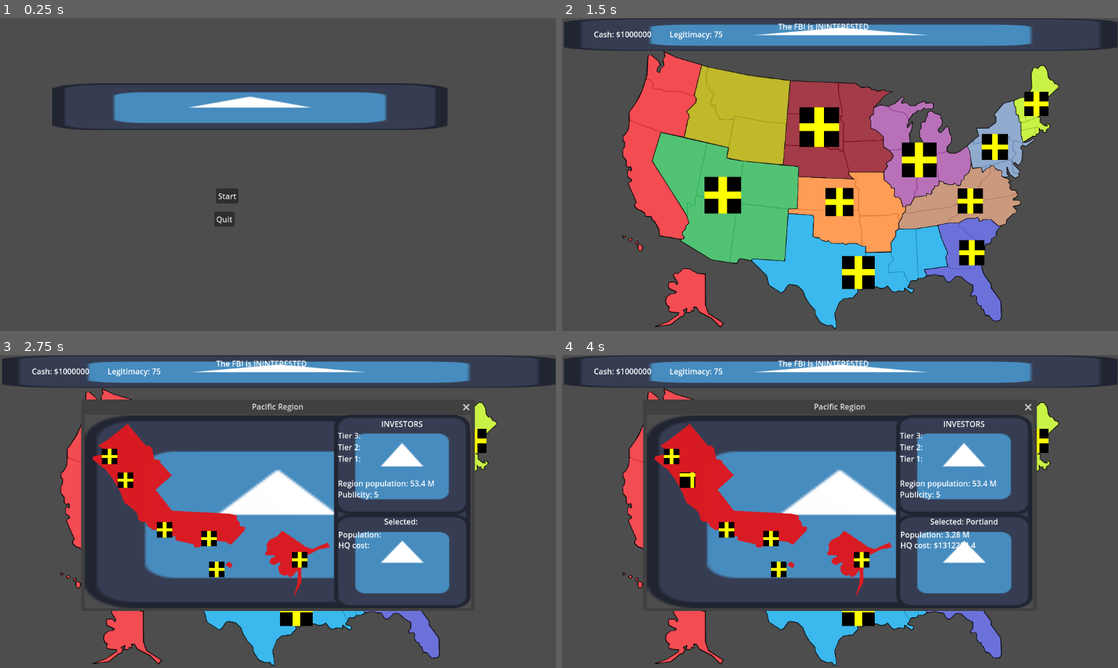
Above: before the commit, frames 1-4 (two rows, left to right).
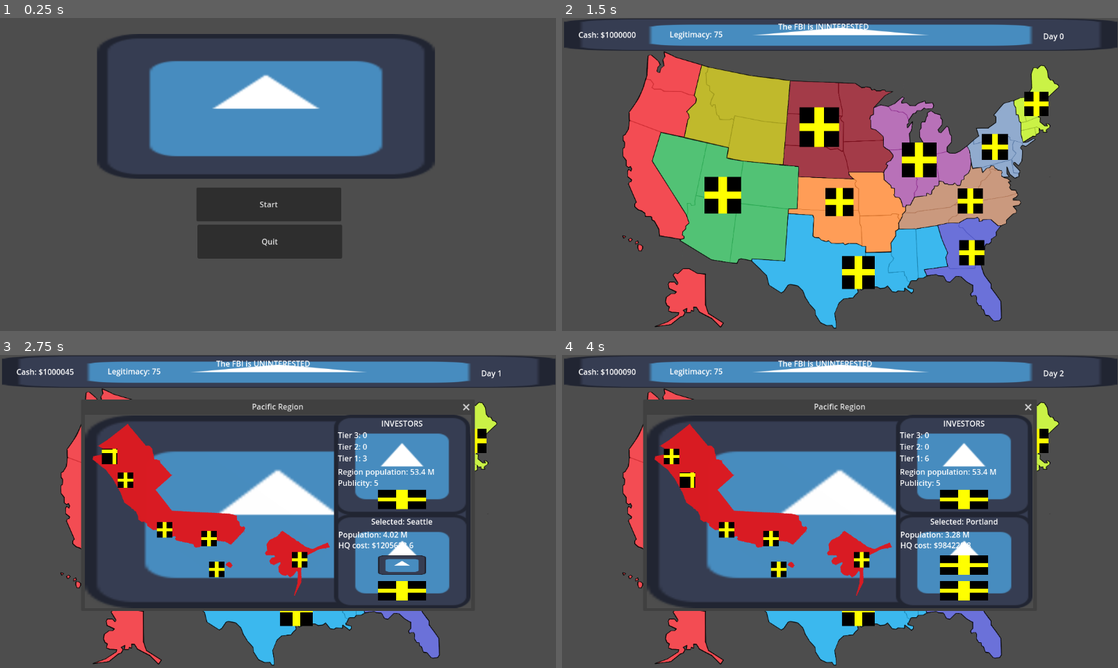
Above: after the commit, the same moments.

Repository: Baconsizzle1738/Pyramid-simulator-sim
Game: Godot game, scene res://Game_Scenes/Main_Menu.tscn
Same seed, same stepped clock (60 frames per second), same inputs: the game is played once before the commit and once after it. The engine's default icon, where the game draws it, is replaced by a stand-in: a white triangle on a blue panel in a dark square.
Inputs (mouse positions are in pixels of both pictures, inside the frame that each line leads up to):
- Up to frame 1 (0.25 s): no input
- Up to frame 2 (1.5 s): click "Start" at 0.5 s; click "Set as name" at 1.25 s
- Up to frame 3 (2.75 s): tap Enter at 2 s; move the mouse to (88, 502) at 2.02 s; click (88, 502) at 2.17 s
- Up to frame 4 (4 s): click (673, 455) at 2.75 s; click (689, 480) at 3.5 s

The runs differ from the first frame. In frame 1, 19% of the frame differs, in the area x 9-81%, y 5-77%; in frame 2, 0.2%; in frame 3, 2.8%; in frame 4, 2.6%.

Commit message:
Add 2 buttons

Diff:
--- a/Game_Scenes/Choose_Name.tscn
+++ b/Game_Scenes/Choose_Name.tscn
@@ -5,6 +5,11 @@
 
 [node name="ChooseName" type="Node2D"]
 script = ExtResource("1_yqlyu")
+
+[node name="Icon" type="Sprite2D" parent="."]
+position = Vector2(591.25, 333)
+scale = Vector2(9.48046, 5.48438)
+texture = ExtResource("1_jg7hh")
 
 [node name="Player_Name" type="TextEdit" parent="."]
 offset_left = 379.0
@@ -16,15 +21,10 @@
 drag_and_drop_selection_enabled = false
 
 [node name="Start_Button" type="Button" parent="."]
-offset_left = 486.0
-offset_top = 351.0
-offset_right = 588.0
-offset_bottom = 382.0
+offset_left = 398.0
+offset_top = 330.0
+offset_right = 698.0
+offset_bottom = 400.0
 text = "Set as name"
 
-[node name="Icon" type="Sprite2D" parent="."]
-position = Vector2(559, 567)
-scale = Vector2(10.0703, 1)
-texture = ExtResource("1_jg7hh")
-
 [connection signal="pressed" from="Start_Button" to="." method="_on_start_button_pressed"]
--- a/Game_Scenes/Game_Map.tscn
+++ b/Game_Scenes/Game_Map.tscn
@@ -205,23 +205,34 @@
 [node name="Legit" type="Label" parent="."]
 offset_left = 223.0
 offset_top = 22.0
-offset_right = 265.0
+offset_right = 385.0
 offset_bottom = 45.0
 text = "Legitimacy: 75"
+vertical_alignment = 1
 
 [node name="FBIsus" type="Label" parent="."]
 offset_left = 448.0
 offset_top = 6.0
-offset_right = 490.0
+offset_right = 702.0
 offset_bottom = 29.0
 text = "The FBI is ININTERESTED"
+vertical_alignment = 1
 
 [node name="Cash" type="Label" parent="."]
-offset_left = 66.0
-offset_top = 22.0
-offset_right = 108.0
-offset_bottom = 45.0
+offset_left = 34.0
+offset_top = 23.0
+offset_right = 196.0
+offset_bottom = 46.0
 text = "Cash: $1000000"
+vertical_alignment = 1
+
+[node name="Days" type="Label" parent="."]
+offset_left = 997.0
+offset_top = 26.0
+offset_right = 1120.0
+offset_bottom = 49.0
+text = "Day 0"
+vertical_alignment = 1
 
 [connection signal="close_requested" from="PacificWindow" to="." method="_on_pacific_window_close_requested"]
 [connection signal="close_requested" from="NorthernRockiesWindow" to="." method="_on_northern_rockies_window_close_requested"]
--- /dev/null
+++ b/Game_Scenes/HQ.tscn
@@ -0,0 +1,13 @@
+[gd_scene load_steps=2 format=3 uid="uid://sj3vbrki06d2"]
+
+[ext_resource type="Texture2D" uid="uid://dg2bti02pie76" path="res://Assets/Temp/placeholder1.png" id="1_8a8rw"]
+
+[node name="Hq" type="Node2D"]
+
+[node name="TextureRect" type="TextureRect" parent="."]
+offset_left = -7.0
+offset_top = -7.0
+offset_right = 7.0
+offset_bottom = 7.0
+texture = ExtResource("1_8a8rw")
+expand_mode = 1
--- a/Game_Scenes/Main_Menu.tscn
+++ b/Game_Scenes/Main_Menu.tscn
@@ -7,23 +7,26 @@
 script = ExtResource("1_yqqyg")
 
 [node name="Start_Button" type="Button" parent="."]
-offset_left = 448.0
-offset_top = 353.0
-offset_right = 494.0
-offset_bottom = 384.0
+offset_left = 407.0
+offset_top = 351.0
+offset_right = 707.0
+offset_bottom = 421.0
 text = "Start"
 
 [node name="Quit_Button" type="Button" parent="."]
-offset_left = 444.0
-offset_top = 401.0
-offset_right = 486.0
-offset_bottom = 432.0
+offset_left = 409.0
+offset_top = 428.0
+offset_right = 709.0
+offset_bottom = 498.0
 text = "Quit"
 
-[node name="Icon" type="Sprite2D" parent="."]
-position = Vector2(518, 184)
-scale = Vector2(6.39844, 0.757813)
+[node name="Title" type="TextureRect" parent="."]
+offset_left = 201.0
+offset_top = 33.0
+offset_right = 901.0
+offset_bottom = 333.0
 texture = ExtResource("1_h58cu")
+expand_mode = 1
 
 [connection signal="pressed" from="Start_Button" to="." method="_on_start_button_pressed"]
 [connection signal="pressed" from="Quit_Button" to="." method="_on_quit_button_pressed"]
--- a/Game_Scenes/Popups/Pacific_Popup.tscn
+++ b/Game_Scenes/Popups/Pacific_Popup.tscn
@@ -12,6 +12,7 @@
 [ext_resource type="Script" path="res://Scripts/Button_Scripts/Los Angeles.gd" id="10_588tl"]
 [ext_resource type="Script" path="res://Scripts/Button_Scripts/Honolulu.gd" id="11_fqnm1"]
 [ext_resource type="Script" path="res://Scripts/Button_Scripts/Anchorage.gd" id="12_448rl"]
+[ext_resource type="PackedScene" uid="uid://sj3vbrki06d2" path="res://Game_Scenes/HQ.tscn" id="13_lvhlx"]
 
 [node name="PacificPopup" type="Control"]
 layout_mode = 3
@@ -48,6 +49,19 @@
 stretch_mode = 0
 script = ExtResource("7_3uorx")
 
+[node name="Bar" type="ProgressBar" parent="Cities/Seattle"]
+visible = false
+self_modulate = Color(0, 0, 0, 1)
+layout_mode = 0
+offset_left = 32.0
+offset_top = 33.0
+offset_right = 36.0
+offset_bottom = 65.0
+rotation = 1.5708
+max_value = 0.0
+fill_mode = 2
+show_percentage = false
+
 [node name="Portland" type="TextureButton" parent="Cities"]
 offset_left = 68.0
 offset_top = 119.0
@@ -61,6 +75,19 @@
 stretch_mode = 0
 script = ExtResource("8_j3k71")
 
+[node name="Bar" type="ProgressBar" parent="Cities/Portland"]
+visible = false
+self_modulate = Color(0, 0, 0, 1)
+layout_mode = 0
+offset_left = 32.0
+offset_top = 33.0
+offset_right = 36.0
+offset_bottom = 65.0
+rotation = 1.5708
+max_value = 0.0
+fill_mode = 2
+show_percentage = false
+
 [node name="San Francisco" type="TextureButton" parent="Cities"]
 offset_left = 149.0
 offset_top = 222.0
@@ -74,6 +101,19 @@
 stretch_mode = 0
 script = ExtResource("9_j7ta4")
 
+[node name="Bar" type="ProgressBar" parent="Cities/San Francisco"]
+visible = false
+self_modulate = Color(0, 0, 0, 1)
+layout_mode = 0
+offset_left = 32.0
+offset_top = 33.0
+offset_right = 36.0
+offset_bottom = 65.0
+rotation = 1.5708
+max_value = 0.0
+fill_mode = 2
+show_percentage = false
+
 [node name="Los Angeles" type="TextureButton" parent="Cities"]
 offset_left = 241.0
 offset_top = 240.0
@@ -87,6 +127,19 @@
 stretch_mode = 0
 script = ExtResource("10_588tl")
 
+[node name="Bar" type="ProgressBar" parent="Cities/Los Angeles"]
+visible = false
+self_modulate = Color(0, 0, 0, 1)
+layout_mode = 0
+offset_left = 32.0
+offset_top = 33.0
+offset_right = 36.0
+offset_bottom = 65.0
+rotation = 1.5708
+max_value = 0.0
+fill_mode = 2
+show_percentage = false
+
 [node name="Honolulu" type="TextureButton" parent="Cities"]
 offset_left = 257.0
 offset_top = 304.0
@@ -100,6 +153,19 @@
 stretch_mode = 0
 script = ExtResource("11_fqnm1")
 
+[node name="Bar" type="ProgressBar" parent="Cities/Honolulu"]
+visible = false
+self_modulate = Color(0, 0, 0, 1)
+layout_mode = 0
+offset_left = 32.0
+offset_top = 33.0
+offset_right = 36.0
+offset_bottom = 65.0
+rotation = 1.5708
+max_value = 0.0
+fill_mode = 2
+show_percentage = false
+
 [node name="Anchorage" type="TextureButton" parent="Cities"]
 offset_left = 429.0
 offset_top = 284.0
@@ -112,6 +178,45 @@
 ignore_texture_size = true
 stretch_mode = 0
 script = ExtResource("12_448rl")
+
+[node name="Bar" type="ProgressBar" parent="Cities/Anchorage"]
+visible = false
+self_modulate = Color(0, 0, 0, 1)
+layout_mode = 0
+offset_left = 32.0
+offset_top = 33.0
+offset_right = 36.0
+offset_bottom = 65.0
+rotation = 1.5708
+max_value = 0.0
+fill_mode = 2
+show_percentage = false
+
+[node name="CityHQ" type="Node" parent="."]
+
+[node name="Seattle" parent="CityHQ" instance=ExtResource("13_lvhlx")]
+visible = false
+position = Vector2(45, 63)
+
+[node name="Portland" parent="CityHQ" instance=ExtResource("13_lvhlx")]
+visible = false
+position = Vector2(88, 157)
+
+[node name="San Francisco" parent="CityHQ" instance=ExtResource("13_lvhlx")]
+visible = false
+position = Vector2(157, 217)
+
+[node name="Los Angeles" parent="CityHQ" instance=ExtResource("13_lvhlx")]
+visible = false
+position = Vector2(234, 261)
+
+[node name="Honolulu" parent="CityHQ" instance=ExtResource("13_lvhlx")]
+visible = false
+position = Vector2(253, 314)
+
+[node name="Anchorage" parent="CityHQ" instance=ExtResource("13_lvhlx")]
+visible = false
+position = Vector2(432, 320)
 
 [node name="Icon2" type="Sprite2D" parent="."]
 position = Vector2(657, 200.5)
@@ -140,9 +245,9 @@
 [node name="INVESTORS" type="Label" parent="Data"]
 layout_mode = 0
 offset_left = 614.0
-offset_top = 7.0
+offset_top = 6.0
 offset_right = 700.0
-offset_bottom = 30.0
+offset_bottom = 29.0
 text = "INVESTORS"
 horizontal_alignment = 1
 vertical_alignment = 1
@@ -163,7 +268,7 @@
 offset_top = 258.0
 offset_right = 790.0
 offset_bottom = 281.0
-text = "HQ cost:"
+text = "HQ cost: 0"
 vertical_alignment = 1
 
 [node name="Population" type="Label" parent="Data"]
@@ -172,48 +277,86 @@
 offset_top = 236.0
 offset_right = 790.0
 offset_bottom = 259.0
-text = "Population:"
+text = "Population: 0"
 vertical_alignment = 1
 
 [node name="Tier3Invest" type="Label" parent="Data"]
 layout_mode = 0
 offset_left = 524.0
-offset_top = 31.0
-offset_right = 789.0
-offset_bottom = 54.0
-text = "Tier 3:"
+offset_top = 30.0
+offset_right = 789.0
+offset_bottom = 53.0
+text = "Tier 3: 0"
 vertical_alignment = 1
 
 [node name="Tier2Invest" type="Label" parent="Data"]
 layout_mode = 0
 offset_left = 524.0
-offset_top = 55.0
-offset_right = 789.0
-offset_bottom = 78.0
-text = "Tier 2:"
+offset_top = 54.0
+offset_right = 789.0
+offset_bottom = 77.0
+text = "Tier 2: 0"
 vertical_alignment = 1
 
 [node name="Tier1Invest" type="Label" parent="Data"]
 layout_mode = 0
 offset_left = 524.0
-offset_top = 79.0
-offset_right = 789.0
-offset_bottom = 102.0
-text = "Tier 1:"
+offset_top = 78.0
+offset_right = 789.0
+offset_bottom = 101.0
+text = "Tier 1: 0"
 vertical_alignment = 1
 
 [node name="RegionPopulation" type="Label" parent="Data"]
-offset_left = 524.0
-offset_top = 130.0
-offset_right = 789.0
-offset_bottom = 153.0
-text = "Region Population:"
+layout_mode = 0
+offset_left = 524.0
+offset_top = 106.0
+offset_right = 789.0
+offset_bottom = 129.0
+text = "Region Population: "
 vertical_alignment = 1
 
 [node name="Publicity" type="Label" parent="Data"]
-offset_left = 524.0
-offset_top = 153.0
-offset_right = 789.0
-offset_bottom = 176.0
+layout_mode = 0
+offset_left = 524.0
+offset_top = 129.0
+offset_right = 789.0
+offset_bottom = 152.0
 text = "Publicity: 5"
 vertical_alignment = 1
+
+[node name="Build_HQ" type="TextureButton" parent="."]
+layout_mode = 0
+offset_left = 607.0
+offset_top = 291.0
+offset_right = 707.0
+offset_bottom = 331.0
+texture_normal = ExtResource("3_8p2ej")
+texture_disabled = ExtResource("1_3ni02")
+ignore_texture_size = true
+stretch_mode = 0
+
+[node name="Run_Ads" type="TextureButton" parent="."]
+layout_mode = 0
+offset_left = 607.0
+offset_top = 155.0
+offset_right = 707.0
+offset_bottom = 195.0
+texture_normal = ExtResource("3_8p2ej")
+texture_disabled = ExtResource("1_3ni02")
+ignore_texture_size = true
+stretch_mode = 0
+
+[node name="Travel" type="TextureButton" parent="."]
+layout_mode = 0
+offset_left = 607.0
+offset_top = 344.0
+offset_right = 707.0
+offset_bottom = 384.0
+texture_normal = ExtResource("3_8p2ej")
+texture_disabled = ExtResource("1_3ni02")
+ignore_texture_size = true
+stretch_mode = 0
+
+[connection signal="pressed" from="Build_HQ" to="." method="_on_build_hq_pressed"]
+[connection signal="pressed" from="Run_Ads" to="." method="_on_run_ads_pressed"]
--- a/Scripts/Basic_City_Data.gd
+++ b/Scripts/Basic_City_Data.gd
@@ -1,7 +1,11 @@
 extends Node
 
-const HQ_COST_MULT = 0.4
+const HQ_COST_MULT = 0.3
 
 var population
 var HQs = 0
 var HQBaseCost
+var HQTimer = 0
+
+var HQLegitIncrease = 0.0000007 #legitamacy increase based on population for HQ
+var HQPublicIncrease = 0.000001 # publicity increase based on population for HQ
--- a/Scripts/Game_Data.gd
+++ b/Scripts/Game_Data.gd
@@ -1,6 +1,12 @@
 extends Node #GLOBAL DATA FOR THE GAME
 
 var playerName #name of player
+
+var days = 0 # days passed
+
+var choosing = true # change to true later
+
+var HQBuildTime = 30
 
 #global stats for the player
 var legit = 75.0
@@ -10,6 +16,7 @@
 var Tier3Worth = 1000
 var Tier2Worth = 250
 var Tier1Worth = 15
+var LegitIncreaseFactor = 1.0 + (legit-50)/100.0
 
 #run at game start, reset values to default
 func init():
@@ -19,12 +26,17 @@
 	Tier3Worth = 1000
 	Tier2Worth = 250
 	Tier1Worth = 15
+	days = 0
+	choosing = true
+	LegitIncreaseFactor = 1.0 + (legit-50)/100.0
+	HQBuildTime = 30
 	#FBIstatus = "uninterested"
 
 
 #process game tick
-func tick(delta):
-	pass
+func tick():
+	days += 1
+	LegitIncreaseFactor = 1.0 + (legit-50)/100.0 # needed to update increase of investors based off legitamacy
 
 
 
--- a/Scripts/Popup_Data.gd
+++ b/Scripts/Popup_Data.gd
@@ -8,6 +8,7 @@
 var publicity = 5
 const DEFAULT_PUBLICITY_GROWTH = 0.015
 var publicGrowth = DEFAULT_PUBLICITY_GROWTH
+
 
 #Base daily investor growth factor
 var Tier3GrowthFactor = 0.0000000005
--- a/Scripts/Popup_Scripts/Pacific_Popup.gd
+++ b/Scripts/Popup_Scripts/Pacific_Popup.gd
@@ -7,40 +7,75 @@
 	#BaseInvestGrowth = 0.0000003 * regionPopulation
 	for i in group.get_buttons():
 		i.connect("pressed", button_pressed) #connect all buttons to the buttons_pressed() func
+	group.get_buttons()[0].button_pressed = true # so that there are no null instances
+	button_pressed()
 
 func button_pressed():
-	print(group.get_pressed_button().get_name())
+	#print(group.get_pressed_button().get_name())
 	$Data/SelectedCity.text = "Selected: "+group.get_pressed_button().get_name()
 	$Data/Population.text = "Population: "+GameData.numSuffix(group.get_pressed_button().population)
 	$Data/HQCost.text = "HQ cost: $"+str(group.get_pressed_button().HQBaseCost)
 
+	$Build_HQ.disabled = (GameData.cash <= group.get_pressed_button().HQBaseCost) or (group.get_pressed_button().HQTimer > 0) or (group.get_pressed_button().HQs == 1)
+
 # Called to update region data
 func tick():
 	#add to buffers
-	buffer3 += regionPopulation * Tier3GrowthFactor * publicity * ExternalFactor3
-	buffer2 += regionPopulation * Tier2GrowthFactor * publicity * ExternalFactor2
-	buffer1 += regionPopulation * Tier1GrowthFactor * publicity * ExternalFactor1
+	var AllIncreaseFactor = publicity * GameData.LegitIncreaseFactor # for non tier dependent factors
+	buffer3 += regionPopulation * Tier3GrowthFactor * ExternalFactor3 * AllIncreaseFactor
+	buffer2 += regionPopulation * Tier2GrowthFactor * ExternalFactor2 * AllIncreaseFactor
+	buffer1 += regionPopulation * Tier1GrowthFactor * ExternalFactor1 * AllIncreaseFactor
 	var grow3 = int(buffer3) # no half ppl
 	var grow2 = int(buffer2)
 	var grow1 = int(buffer1)
-
+	print(group.get_pressed_button())
 	publicity += publicGrowth #growth of publicity
+	print("publicity "+str(publicity))
 
 	#subtract from buffer
 	buffer3 -= grow3
 	buffer2 -= grow2
 	buffer1 -= grow1
-	print(buffer2)
+	print("buffer2 "+str(buffer2))
 
 	Tier3 += grow3
 	Tier2 += grow2
 	Tier1 += grow1
-	print(Tier2)
+	print("Tier2 "+str(Tier2))
 
 	var TotalCashGenerated = grow3*GameData.Tier3Worth + grow2*GameData.Tier2Worth + grow1*GameData.Tier1Worth
 	GameData.cash += TotalCashGenerated
+
+	for button in group.get_buttons(): #countdown for the HQ build time
+		#print(get_node("CityHQ/"+button.name).visible)
+		#button.get_child(0).visible = true
+		button.HQTimer -= 1
+		button.get_child(0).value -= 1
+		#print(button.get_child(0).value)
+		if button.HQTimer < 0:
+			button.HQTimer = 0
+		if button.HQTimer == 1:
+			button.HQs = 1
+			publicity += button.population * button.HQPublicIncrease
+			GameData.legit += button.population * button.HQLegitIncrease
+			get_node("CityHQ/"+button.name).visible = true #HQ name and button name MUST BE THE SAME
+			button.get_child(0).visible = false
 
 	$Data/Tier3Invest.text = "Tier 3: "+GameData.numSuffix(int(Tier3))
 	$Data/Tier2Invest.text = "Tier 2: "+GameData.numSuffix(int(Tier2))
 	$Data/Tier1Invest.text = "Tier 1: "+GameData.numSuffix(int(Tier1))
 	$Data/Publicity.text = "Publicity: "+str(round(publicity))
+
+
+func _on_build_hq_pressed():
+	GameData.cash -= group.get_pressed_button().HQBaseCost
+	group.get_pressed_button().HQTimer = GameData.HQBuildTime
+	group.get_pressed_button().get_child(0).visible = true
+	group.get_pressed_button().get_child(0).max_value = GameData.HQBuildTime
+	group.get_pressed_button().get_child(0).value = GameData.HQBuildTime
+	$Build_HQ.disabled = true
+
+
+func _on_run_ads_pressed():
+	# run da ads
+	pass # Replace with function body.
--- a/Scripts/Scene_Scripts/Game_Map.gd
+++ b/Scripts/Scene_Scripts/Game_Map.gd
@@ -3,7 +3,7 @@
 var frameOneLoad = false
 
 
-var choosing = true
+#var choosing = true
 var showing_popup = false
 
 var legit = 75
@@ -26,7 +26,7 @@
 
 
 func reset():
-	choosing = true
+	#choosing = true
 	showing_popup = false
 	legit = 75
 	cash = 1000000.0
@@ -56,19 +56,22 @@
 		#print(PacificIndex)
 		frameOneLoad = true
 
-	if choosing: #make !choosing later
+	if GameData.choosing: #make !choosing later
 		timePast += delta
 		#print(delta)
-		if timePast >= 3: # tick game every "second" representing a "day"
+		if timePast >= 1: # tick game every "second" representing a "day"
 			print("tick "+str(timePast))
 
 			#tick each region
 			$PacificWindow/PacificPopup.tick()
 
+			GameData.tick() # day go up
+
 			#update HUD data
-			$Legit.text = "Legitimacy: "+str(GameData.legit)
+			$Legit.text = "Legitimacy: "+str(round(GameData.legit))
 			$FBIsus.text = "The FBI is "+GameData.FBIstatus[int(ceil(GameData.FBIsus))]
-			$Cash.text = "Cash: $"+str(GameData.cash)
+			$Cash.text = "Cash: $"+str(round(GameData.cash))
+			$Days.text = "Day "+str(GameData.days)
 
 			#reset time
 			timePast = 0
Not shown: 1 places in Game_Scenes/Game_Map.tscn that only renumber resources
Not shown: 1 places in Game_Scenes/Popups/Pacific_Popup.tscn that only renumber resources
